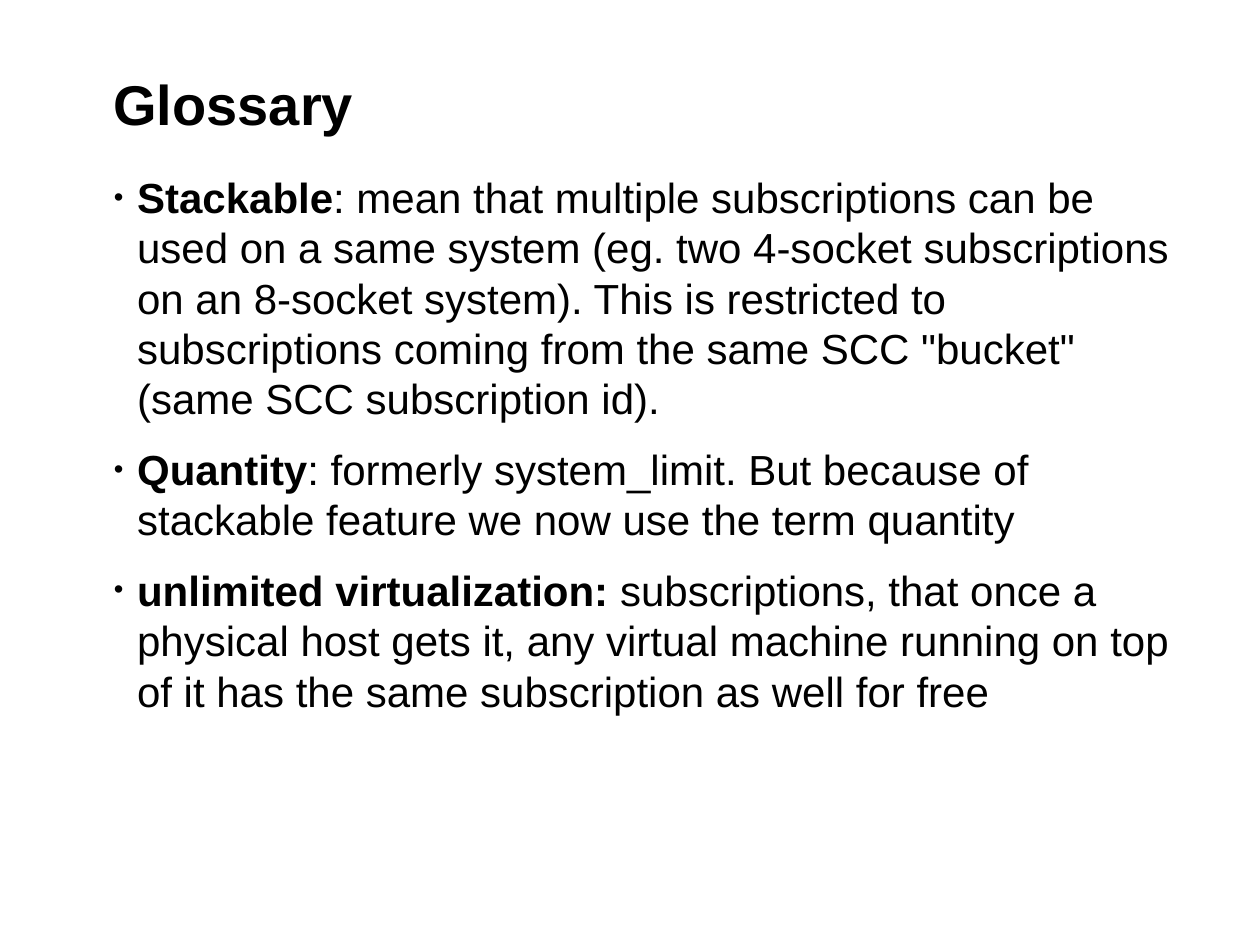
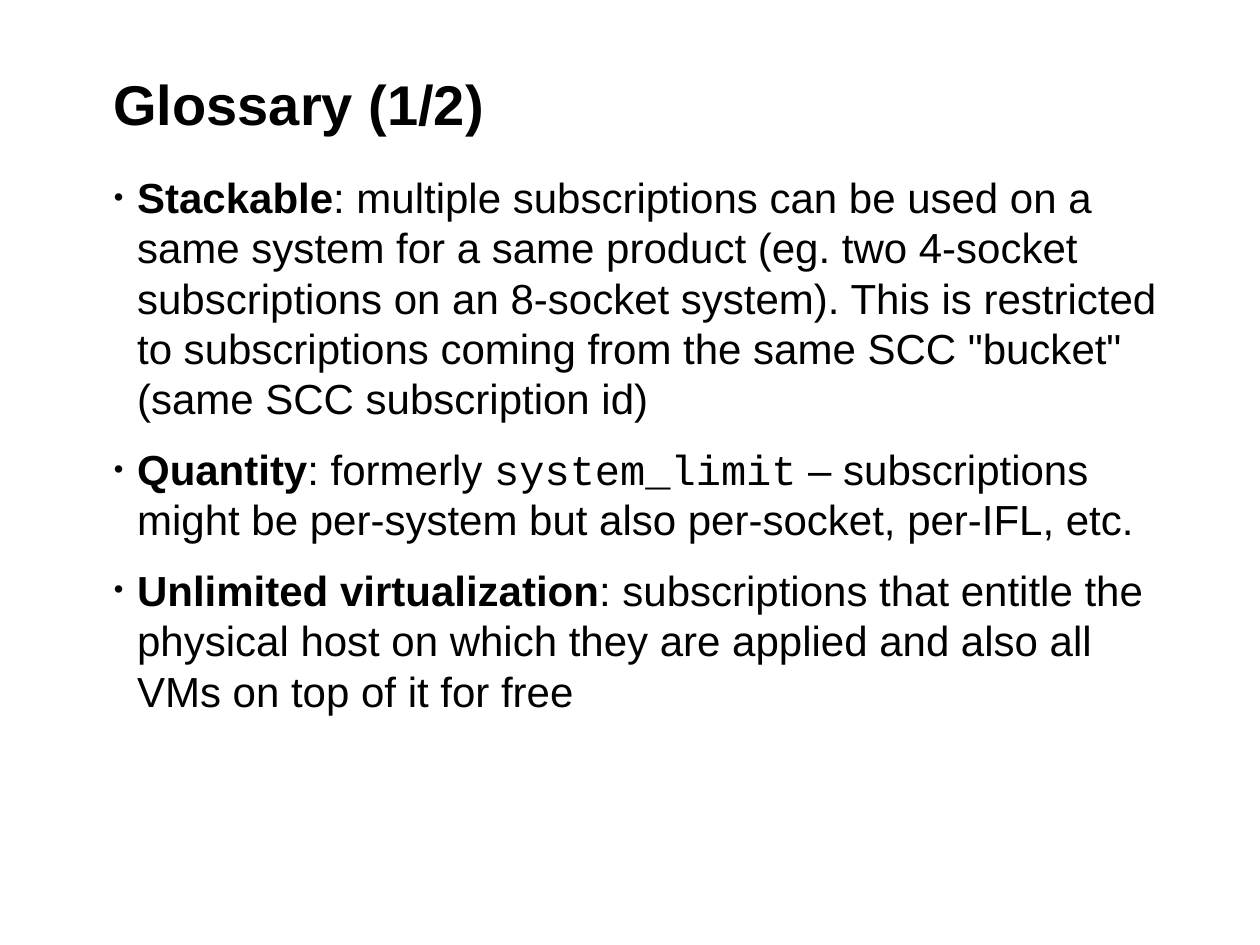
Before and after one commit to hustodemon/subscription-matcher, a slide deck: slide 6 of doc/SubscriptionCounting.odp. Drawn at 1260x945 pixels with LibreOffice and Linux fonts; fonts in the diff are those of the drawing; background and template pictures are left out. Boxes give left, top, right and bottom in pixels: in the first picture for what was removed or moved away, otherwise in the second. Text is boxed around its words. In the diff, an @@ line names an element or a change of style, - is before the commit and + after.

```diff
--- a/doc/SubscriptionCounting.odp
+++ b/doc/SubscriptionCounting.odp
@@ title at <box>113,84,484,136</box>: text changed @@
-Glossary
+Glossary (1/2)
@@ text at <box>137,182,1157,715</box>: text changed @@
-• Stackable: mean that multiple subscriptions can be used on a same system (eg. two 4-socket subscriptions on an 8-socket system). This is restricted to subscriptions coming from the same SCC "bucket" (same SCC subscription id).
-• Quantity: formerly system_limit. But because of stackable feature we now use the term quantity
-• unlimited virtualization: subscriptions, that once a physical host gets it, any virtual machine running on top of it has the same subscription as well for free
+• Stackable: multiple subscriptions can be used on a same system for a same product (eg. two 4-socket subscriptions on an 8-socket system). This is restricted to subscriptions coming from the same SCC "bucket" (same SCC subscription id)
+• Quantity: formerly system_limit – subscriptions might be per-system but also per-socket, per-IFL, etc.
+• Unlimited virtualization: subscriptions that entitle the physical host on which they are applied and also all VMs on top of it for free
```
Also in this commit, not shown: 16 other slides changed, 2 slides added, 1 slide removed.
